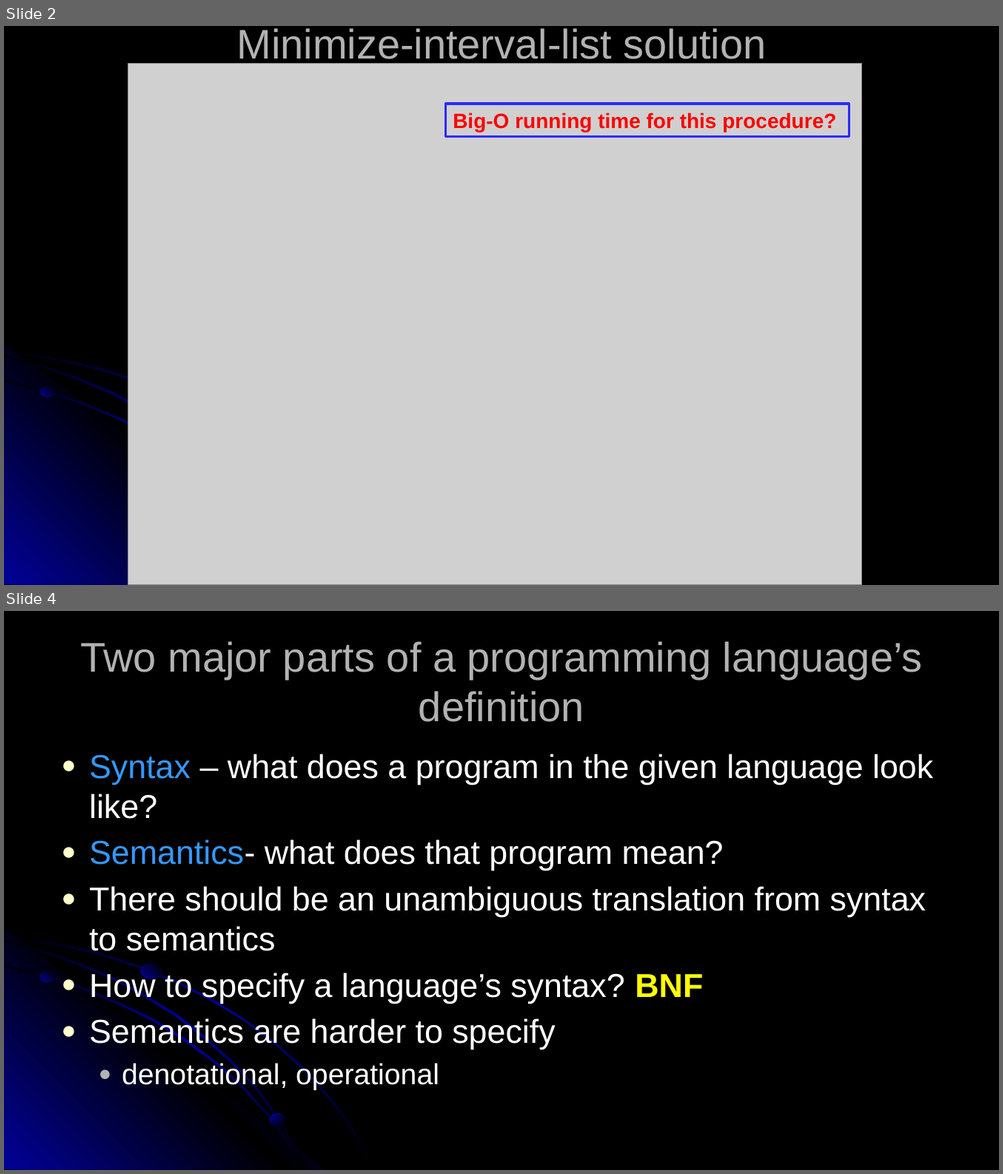
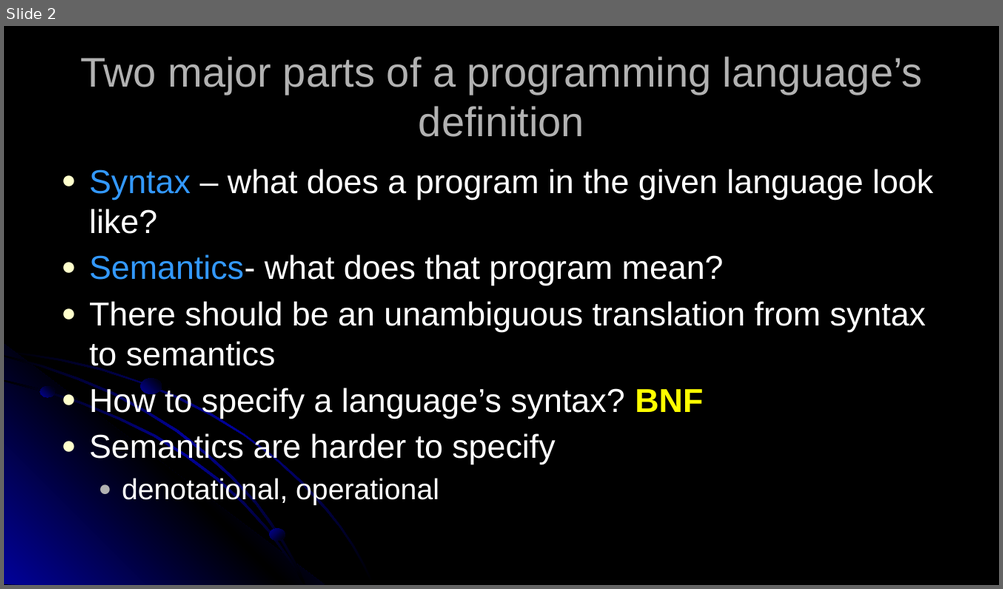
Before and after one commit to RHIT-CSSE/csse304, a slide deck: ClassMaterials/GrammarsAndLanguages/GrammarsAndLanguages.pptx. Shown one above the other, each under a label of ours: slides 2 and 4 before the commit, slide 2 after it; the slides between them are not shown. The pictures are 1003x1174 and 1003x589 pixels, drawn with LibreOffice and Linux fonts; fonts in the diff are those of the drawing; grey boxes stand for pictures. Boxes give left, top, right and bottom in pixels: in the first picture for what was removed or moved away, otherwise in the second. Text is boxed around its words. In the diff, an @@ line names an element or a change of style, - is before the commit and + after.

```diff
--- a/ClassMaterials/GrammarsAndLanguages/GrammarsAndLanguages.pptx
+++ b/ClassMaterials/GrammarsAndLanguages/GrammarsAndLanguages.pptx
@@ slide 2 removed at box(4, 26, 999, 585), background #000000; not listed: 5 template elements that a slide beside it also shows @@
@@ title removed at box(236, 28, 766, 66) @@
-Minimize-interval-list solution
@@ picture removed at box(128, 63, 861, 585) @@
@@ rectangle removed at box(446, 104, 849, 136) @@
-Big-O running time for this procedure?
@@ what was slide 4 is now slide 2 @@
```
Also in this commit, not shown: 2 slides changed, 1 slide added, 4 other slides removed, 1 other file.
